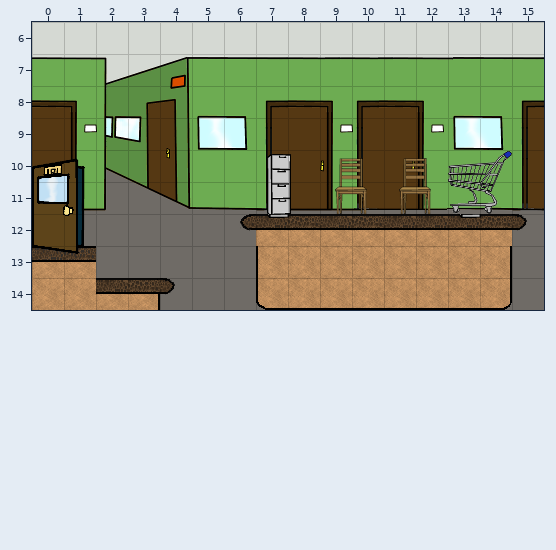
One commit to this Tiled map (JSON): data/map/area04.json. Above is the file before it was changed.
Cells are 32x32 px. Shown: x 0..15, y 6..14.
New version:
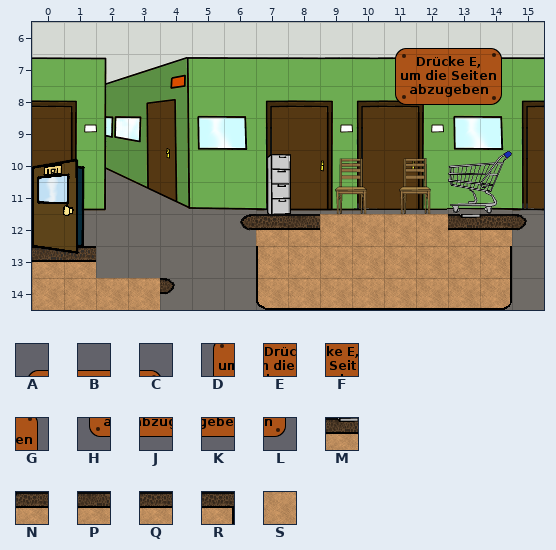
Key: from "Hinweisschilder": A 8, B 9, C 11, D 20, E 21, F 22, G 23, H 32, J 33, K 34, L 35; from "Tileset-Immatrikulationsamt": M 40, N 41, P 116, Q 117, R 119, S 130.
_ is an empty cell.
Change:
Layer "Foreground":
y 6: x 11..14 ____ -> ABBC
y 7: x 11..14 ____ -> DEFG
y 8: x 11..14 ____ -> HJKL
y 12: x 7..12 MNPQPP -> QPSSSS
y 14: x 2..3 PR -> SS
Boxes around the changes in both pictures, in picture pixels (x1, y1, x2, y2):
added: (395, 48, 502, 105)
changed: (256, 214, 448, 246)
changed: (96, 278, 160, 310)
